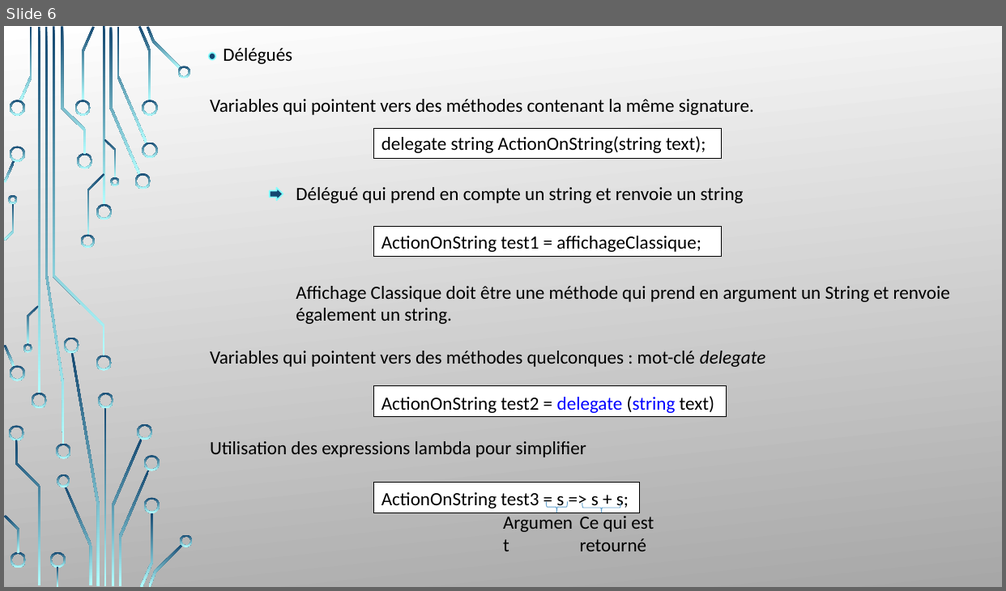
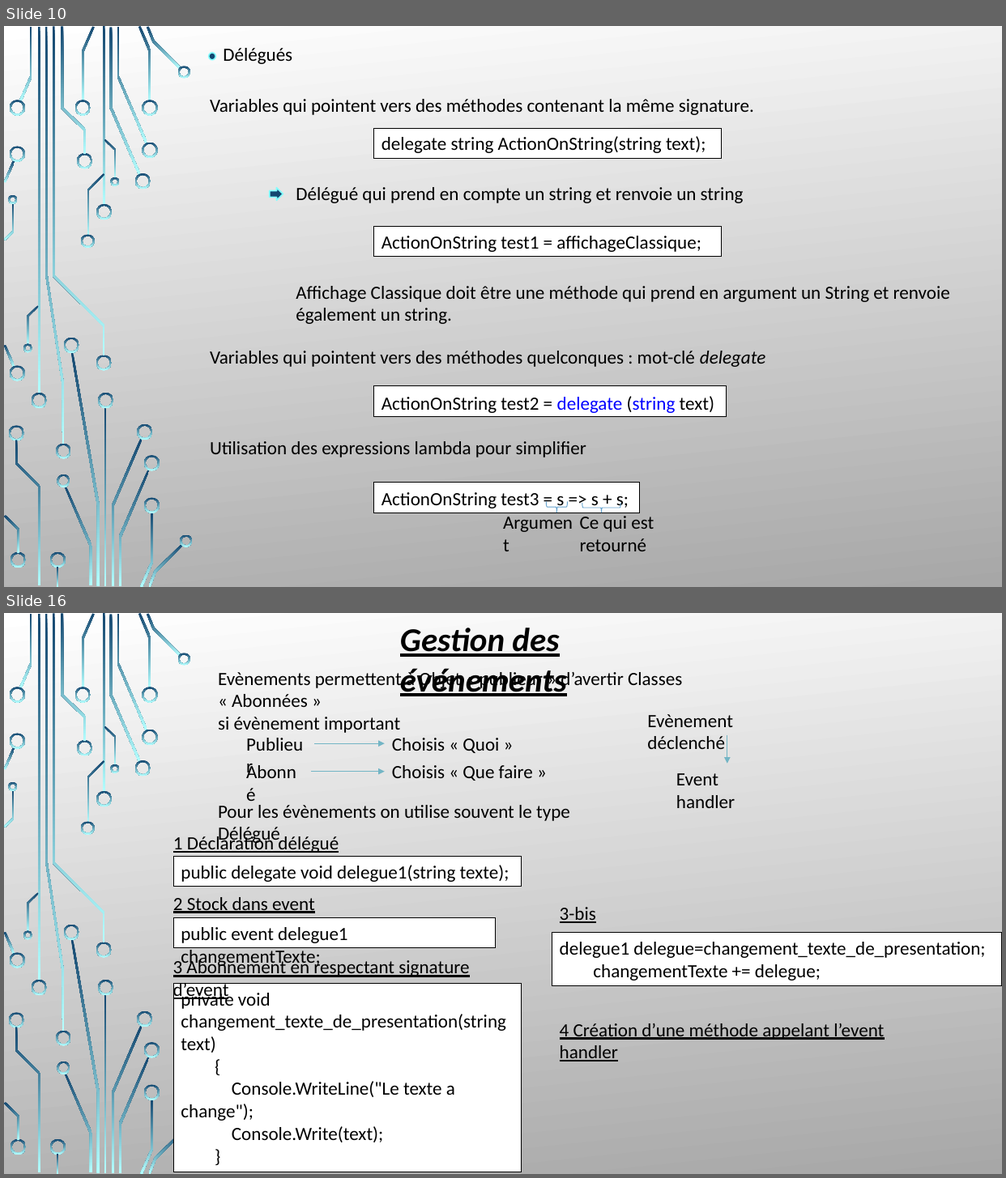
Before and after one commit to LouisMalbranque/Projet-C-S2, a slide deck: CoursCS2.pptx. Shown one above the other, each under a label of ours: slide 6 before the commit, slides 10 and 16 after it; the slides between them are not shown. The pictures are 1006x591 and 1006x1178 pixels, drawn with LibreOffice and Linux fonts; fonts in the diff are those of the drawing; background and template pictures are left out. Boxes give left, top, right and bottom in pixels: in the first picture for what was removed or moved away, otherwise in the second. Text is boxed around its words. In the diff, an @@ line names an element or a change of style, - is before the commit and + after.

```diff
--- a/CoursCS2.pptx
+++ b/CoursCS2.pptx
@@ slide 16 added at (x1=4, y1=613, x2=1002, y2=1174), background picture (left out); not listed: 53 template elements that a slide beside it also shows @@
@@ text added at (x1=400, y1=628, x2=567, y2=696), 32 pt, text #000000, bold, italic, underline @@
+Gestion des événements
@@ text added at (x1=218, y1=669, x2=682, y2=733), 18 pt, text #000000 @@
+Evènements permettent à Objet « publieur » d’avertir Classes « Abonnées »
+si évènement important
@@ text added at (x1=479, y1=672, x2=543, y2=690), 18 pt, text #000000 @@
+Publieur
@@ text added at (x1=647, y1=714, x2=733, y2=749), 18 pt, text #000000 @@
+Evènement déclenché
@@ text added at (x1=239, y1=756, x2=312, y2=786), 18 pt, text #000000 @@
+Abonné
@@ arrow added from (315, 743) to (385, 743), #73B5C5 0.75 pt @@
@@ text added at (x1=392, y1=738, x2=499, y2=753), 18 pt, text #000000 @@
+Choisis « Quoi »
@@ arrow added from (727, 735) to (727, 764), #73B5C5 0.75 pt @@
@@ arrow added from (311, 772) to (385, 772), #73B5C5 0.75 pt @@
@@ text added at (x1=392, y1=765, x2=533, y2=781), 18 pt, text #000000 @@
+Choisis « Que faire »
@@ text added at (x1=676, y1=773, x2=735, y2=808), 18 pt, text #000000 @@
+Event handler
@@ text added at (x1=218, y1=805, x2=570, y2=845), 18 pt, text #000000 @@
+Pour les évènements on utilise souvent le type Délégué
@@ text added at (x1=173, y1=833, x2=274, y2=853), 18 pt, text #000000, underline @@
+1 Déclaration délégué
@@ rectangle added at (x1=174, y1=856, x2=522, y2=886), fill #FFFFFF, outline #000000 0.75 pt, 18 pt, text #000000 @@
+public delegate void delegue1(string texte);
@@ text added at (x1=173, y1=897, x2=315, y2=914), 18 pt, text #000000, underline @@
+2 Stock dans event
@@ rectangle added at (x1=174, y1=918, x2=496, y2=948), fill #FFFFFF, outline #000000 0.75 pt, 18 pt, text #000000 @@
+public event delegue1 changementTexte;
@@ text added at (x1=560, y1=907, x2=596, y2=923), 18 pt, text #000000, underline @@
+3-bis
@@ rectangle added at (x1=552, y1=933, x2=1002, y2=986), fill #FFFFFF, outline #000000 0.75 pt, 18 pt, text #000000 @@
+delegue1 delegue=changement_texte_de_presentation;
+changementTexte += delegue;
@@ text added at (x1=173, y1=958, x2=469, y2=1002), 18 pt, text #000000, underline @@
+3 Abonnement en respectant signature d’event
@@ rectangle added at (x1=174, y1=983, x2=522, y2=1172), fill #FFFFFF, outline #000000 0.75 pt, 18 pt, text #000000 @@
+private void changement_texte_de_presentation(string text)
+{
+Console.WriteLine("Le texte a change");
+Console.Write(text);
+}
@@ text added at (x1=560, y1=1024, x2=884, y2=1062), 18 pt, text #000000, underline @@
+4 Création d’une méthode appelant l’event handler
@@ what was slide 6 is now slide 10 @@
```
Also in this commit, not shown: 1 slide changed, 10 other slides added.
